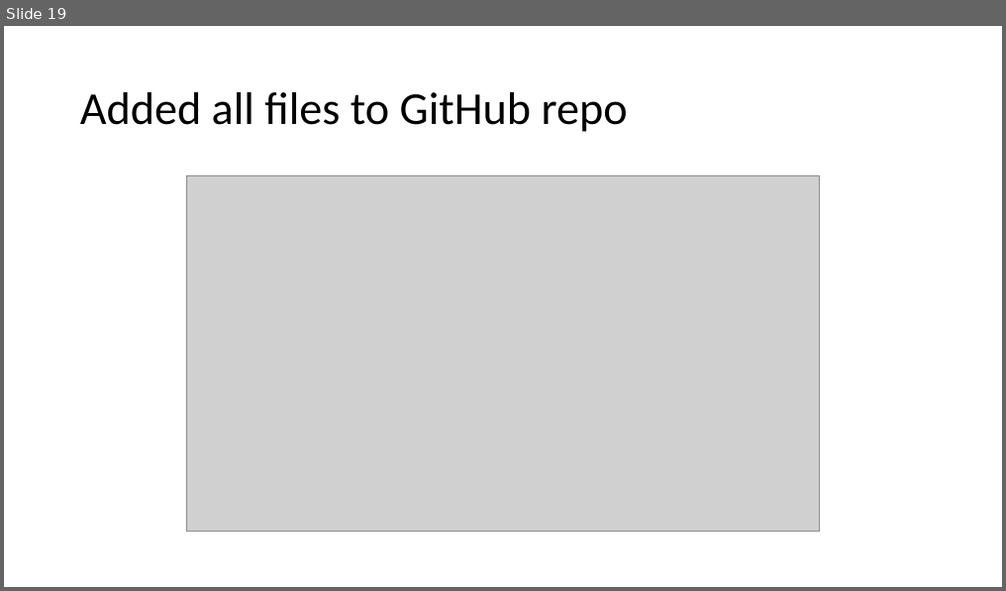
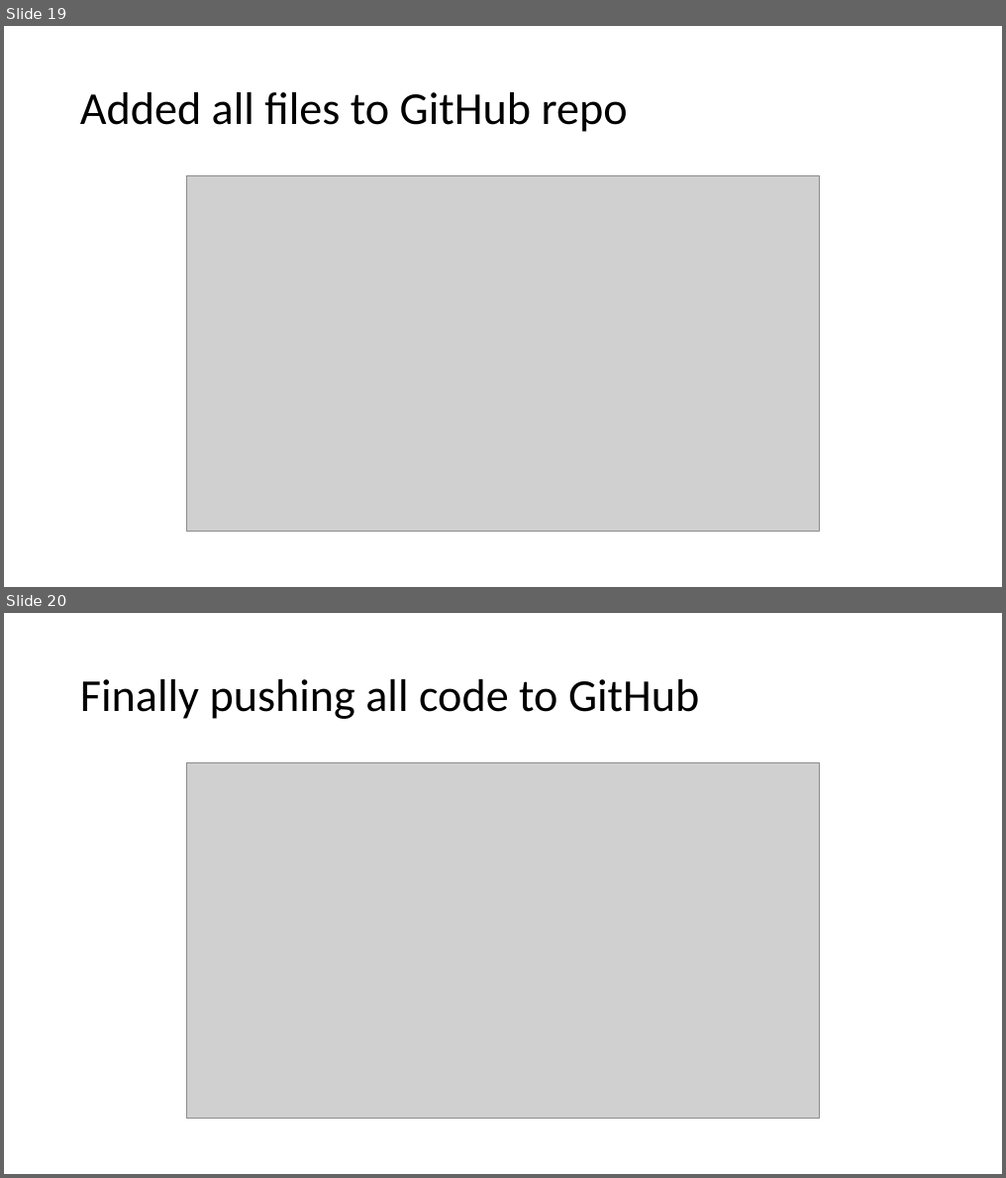
Before and after one commit to jeevaneshwar22-dev/Internova-Internship, a slide deck: Week-6.pptx. Shown one above the other, each under a label of ours: slide 19 before the commit, slides 19 and 20 after it. The pictures are 1006x591 and 1006x1178 pixels, drawn with LibreOffice and Linux fonts; fonts in the diff are those of the drawing; grey boxes stand for pictures. Boxes give left, top, right and bottom in pixels: in the first picture for what was removed or moved away, otherwise in the second. Text is boxed around its words. In the diff, an @@ line names an element or a change of style, - is before the commit and + after.

```diff
--- a/Week-6.pptx
+++ b/Week-6.pptx
@@ slide 20 added at (4,613,1002,1174), background #FFFFFF @@
@@ title added at (80,679,699,719), 44 pt, text #000000 @@
+Finally pushing all code to GitHub
@@ picture added at (187,762,820,1119) @@
```
Also in this commit, not shown: 9 other files.
